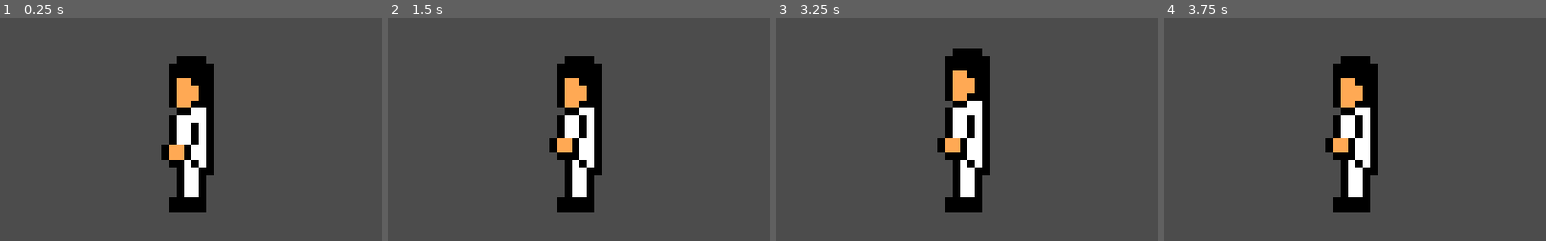
Above: before the commit, frames 1-4 (left to right).
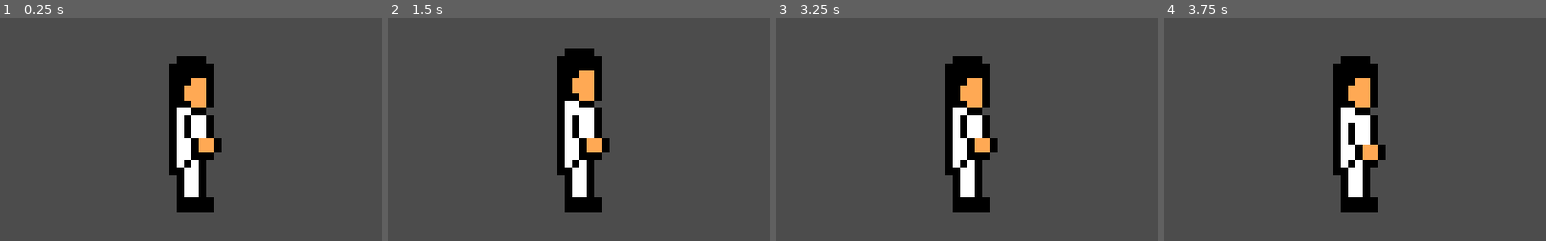
Above: after the commit, the same moments.

Repository: Jan130/The-Fighting-Project
Game: Godot game, scene res://Main.tscn
Two runs of this game, one before a commit and one after it. Both use one fixed random seed, a clock stepped at 60 frames per second and the inputs below.
Inputs:
- Up to frame 1 (0.25 s): no input
- Up to frame 2 (1.5 s): no input
- Up to frame 3 (3.25 s): no input
- Up to frame 4 (3.75 s): no input
The pictures show only the part of the screen within x 23-73%, y 18-68%; the shares and areas given below are measured in that part.

The runs differ from the first frame. In frame 1, 3.4% of the frame differs, in the area x 42-58%, y 26-88%; in frame 2, 3.9%; in frame 3, 3.9%, in the area x 42-58%, y 13-88%; in frame 4, 3.4%.

Commit message:
Added remaining animations

Diff:
--- a/Player.gd
+++ b/Player.gd
@@ -5,12 +5,17 @@
 
 onready var _animation_player = $AnimationPlayer
 
-onready var _collision_idle_right = $CollisionIdleRight
-onready var _collision_idle_left = $CollisionIdleLeft
+onready var _collision_idle = $CollisionIdle
+onready var _collision_kick = $CollisionKick
+onready var _collision_punch_right = $CollisionPunchRight
+onready var _collision_punch_left = $CollisionPunchLeft
+onready var _collision_hurt = $CollisionHurt
+onready var _collision_jump = $CollisionJump
+onready var _collision_walk = $CollisionWalk
 
 # Called when the node enters the scene tree for the first time.
 func _ready():
-	set_animation("idle_left")
+	set_animation("idle_right")
 
 
 # Called every frame. 'delta' is the elapsed time since the previous frame.
@@ -18,8 +23,13 @@
 	pass
 
 func disable_collisions():
-	_collision_idle_right.disabled = true
-	_collision_idle_left.disabled = true
+	_collision_idle.disabled = true
+	_collision_kick.disabled = true
+	_collision_punch_right.disabled = true
+	_collision_punch_left.disabled = true
+	_collision_hurt.disabled = true
+	_collision_jump.disabled = true
+	_collision_walk.disabled = true
 
 func set_animation(name):
 	if name == "idle_right":
@@ -28,3 +38,33 @@
 	elif name == "idle_left":
 		disable_collisions()
 		_animation_player.play("idle_left")
+	elif name == "kick_right":
+		disable_collisions()
+		_animation_player.play("kick_right")
+	elif name == "kick_left":
+		disable_collisions()
+		_animation_player.play("kick_left")
+	elif name == "punch_right":
+		disable_collisions()
+		_animation_player.play("punch_right")
+	elif name == "punch_left":
+		disable_collisions()
+		_animation_player.play("punch_left")
+	elif name == "hurt_right":
+		disable_collisions()
+		_animation_player.play("hurt_right")
+	elif name == "hurt_left":
+		disable_collisions()
+		_animation_player.play("hurt_left")
+	elif name == "jump_right":
+		disable_collisions()
+		_animation_player.play("jump_right")
+	elif name == "jump_left":
+		disable_collisions()
+		_animation_player.play("jump_left")
+	elif name == "walk_right":
+		disable_collisions()
+		_animation_player.play("walk_right")
+	elif name == "walk_left":
+		disable_collisions()
+		_animation_player.play("walk_left")
--- a/Player.tscn
+++ b/Player.tscn
@@ -1,23 +1,84 @@
-[gd_scene load_steps=6 format=2]
-
-[ext_resource path="res://assets/NES Kung Fu Man 4way/NES Kung Fu Man Idle Sheets/Kung_Fu_Man_SpriteSheet_Idle_4way.png" type="Texture" id=1]
+[gd_scene load_steps=15 format=2]
+
+[ext_resource path="res://assets/Player Spritesheet.png" type="Texture" id=1]
 [ext_resource path="res://Player.gd" type="Script" id=2]
 
-[sub_resource type="Animation" id=1]
-resource_name = "idle_forward"
-length = 0.4
-loop = true
-tracks/0/type = "value"
-tracks/0/path = NodePath("Sprite:frame")
-tracks/0/interp = 1
-tracks/0/loop_wrap = true
-tracks/0/imported = false
-tracks/0/enabled = true
-tracks/0/keys = {
-"times": PoolRealArray( 0, 0.1, 0.2, 0.3 ),
-"transitions": PoolRealArray( 1, 1, 1, 1 ),
-"update": 1,
-"values": [ 4, 5, 6, 7 ]
+[sub_resource type="Animation" id=8]
+resource_name = "hurt_left"
+tracks/0/type = "value"
+tracks/0/path = NodePath("Sprite:frame")
+tracks/0/interp = 1
+tracks/0/loop_wrap = true
+tracks/0/imported = false
+tracks/0/enabled = true
+tracks/0/keys = {
+"times": PoolRealArray( 0 ),
+"transitions": PoolRealArray( 1 ),
+"update": 1,
+"values": [ 21 ]
+}
+tracks/1/type = "value"
+tracks/1/path = NodePath("CollisionHurt:disabled")
+tracks/1/interp = 1
+tracks/1/loop_wrap = true
+tracks/1/imported = false
+tracks/1/enabled = true
+tracks/1/keys = {
+"times": PoolRealArray( 0 ),
+"transitions": PoolRealArray( 1 ),
+"update": 1,
+"values": [ false ]
+}
+tracks/2/type = "value"
+tracks/2/path = NodePath("CollisionHurt:scale")
+tracks/2/interp = 1
+tracks/2/loop_wrap = true
+tracks/2/imported = false
+tracks/2/enabled = true
+tracks/2/keys = {
+"times": PoolRealArray( 0 ),
+"transitions": PoolRealArray( 1 ),
+"update": 0,
+"values": [ Vector2( -1, 1 ) ]
+}
+
+[sub_resource type="Animation" id=9]
+resource_name = "hurt_right"
+tracks/0/type = "value"
+tracks/0/path = NodePath("Sprite:frame")
+tracks/0/interp = 1
+tracks/0/loop_wrap = true
+tracks/0/imported = false
+tracks/0/enabled = true
+tracks/0/keys = {
+"times": PoolRealArray( 0 ),
+"transitions": PoolRealArray( 1 ),
+"update": 1,
+"values": [ 20 ]
+}
+tracks/1/type = "value"
+tracks/1/path = NodePath("CollisionHurt:disabled")
+tracks/1/interp = 1
+tracks/1/loop_wrap = true
+tracks/1/imported = false
+tracks/1/enabled = true
+tracks/1/keys = {
+"times": PoolRealArray( 0 ),
+"transitions": PoolRealArray( 1 ),
+"update": 1,
+"values": [ false ]
+}
+tracks/2/type = "value"
+tracks/2/path = NodePath("CollisionHurt:scale")
+tracks/2/interp = 1
+tracks/2/loop_wrap = true
+tracks/2/imported = false
+tracks/2/enabled = true
+tracks/2/keys = {
+"times": PoolRealArray( 0 ),
+"transitions": PoolRealArray( 1 ),
+"update": 0,
+"values": [ Vector2( 1, 1 ) ]
 }
 
 [sub_resource type="Animation" id=3]
@@ -34,15 +95,27 @@
 "times": PoolRealArray( 0, 0.1, 0.2, 0.3 ),
 "transitions": PoolRealArray( 1, 1, 1, 1 ),
 "update": 1,
-"values": [ 8, 9, 10, 11 ]
-}
-tracks/1/type = "value"
-tracks/1/path = NodePath("CollisionIdleLeft:disabled")
-tracks/1/interp = 1
-tracks/1/loop_wrap = true
-tracks/1/imported = false
-tracks/1/enabled = true
-tracks/1/keys = {
+"values": [ 4, 5, 6, 7 ]
+}
+tracks/1/type = "value"
+tracks/1/path = NodePath("CollisionIdle:scale")
+tracks/1/interp = 1
+tracks/1/loop_wrap = true
+tracks/1/imported = false
+tracks/1/enabled = true
+tracks/1/keys = {
+"times": PoolRealArray( 0 ),
+"transitions": PoolRealArray( 1 ),
+"update": 0,
+"values": [ Vector2( -1, 1 ) ]
+}
+tracks/2/type = "value"
+tracks/2/path = NodePath("CollisionIdle:disabled")
+tracks/2/interp = 1
+tracks/2/loop_wrap = true
+tracks/2/imported = false
+tracks/2/enabled = true
+tracks/2/keys = {
 "times": PoolRealArray( 0 ),
 "transitions": PoolRealArray( 1 ),
 "update": 1,
@@ -63,19 +136,323 @@
 "times": PoolRealArray( 0, 0.1, 0.2, 0.3 ),
 "transitions": PoolRealArray( 1, 1, 1, 1 ),
 "update": 1,
-"values": [ 16, 17, 18, 19 ]
-}
-tracks/1/type = "value"
-tracks/1/path = NodePath("CollisionIdleRight:disabled")
-tracks/1/interp = 1
-tracks/1/loop_wrap = true
-tracks/1/imported = false
-tracks/1/enabled = true
-tracks/1/keys = {
-"times": PoolRealArray( 0 ),
-"transitions": PoolRealArray( 1 ),
-"update": 1,
-"values": [ false ]
+"values": [ 0, 1, 2, 3 ]
+}
+tracks/1/type = "value"
+tracks/1/path = NodePath("CollisionIdle:disabled")
+tracks/1/interp = 1
+tracks/1/loop_wrap = true
+tracks/1/imported = false
+tracks/1/enabled = true
+tracks/1/keys = {
+"times": PoolRealArray( 0 ),
+"transitions": PoolRealArray( 1 ),
+"update": 1,
+"values": [ false ]
+}
+tracks/2/type = "value"
+tracks/2/path = NodePath("CollisionIdle:scale")
+tracks/2/interp = 1
+tracks/2/loop_wrap = true
+tracks/2/imported = false
+tracks/2/enabled = true
+tracks/2/keys = {
+"times": PoolRealArray( 0 ),
+"transitions": PoolRealArray( 1 ),
+"update": 0,
+"values": [ Vector2( 1, 1 ) ]
+}
+
+[sub_resource type="Animation" id=10]
+resource_name = "jump_left"
+tracks/0/type = "value"
+tracks/0/path = NodePath("Sprite:frame")
+tracks/0/interp = 1
+tracks/0/loop_wrap = true
+tracks/0/imported = false
+tracks/0/enabled = true
+tracks/0/keys = {
+"times": PoolRealArray( 0 ),
+"transitions": PoolRealArray( 1 ),
+"update": 1,
+"values": [ 23 ]
+}
+tracks/1/type = "value"
+tracks/1/path = NodePath("CollisionJump:disabled")
+tracks/1/interp = 1
+tracks/1/loop_wrap = true
+tracks/1/imported = false
+tracks/1/enabled = true
+tracks/1/keys = {
+"times": PoolRealArray( 0 ),
+"transitions": PoolRealArray( 1 ),
+"update": 1,
+"values": [ false ]
+}
+tracks/2/type = "value"
+tracks/2/path = NodePath("CollisionJump:scale")
+tracks/2/interp = 1
+tracks/2/loop_wrap = true
+tracks/2/imported = false
+tracks/2/enabled = true
+tracks/2/keys = {
+"times": PoolRealArray( 0 ),
+"transitions": PoolRealArray( 1 ),
+"update": 0,
+"values": [ Vector2( -1, 1 ) ]
+}
+
+[sub_resource type="Animation" id=11]
+resource_name = "jump_right"
+tracks/0/type = "value"
+tracks/0/path = NodePath("Sprite:frame")
+tracks/0/interp = 1
+tracks/0/loop_wrap = true
+tracks/0/imported = false
+tracks/0/enabled = true
+tracks/0/keys = {
+"times": PoolRealArray( 0 ),
+"transitions": PoolRealArray( 1 ),
+"update": 1,
+"values": [ 22 ]
+}
+tracks/1/type = "value"
+tracks/1/path = NodePath("CollisionJump:disabled")
+tracks/1/interp = 1
+tracks/1/loop_wrap = true
+tracks/1/imported = false
+tracks/1/enabled = true
+tracks/1/keys = {
+"times": PoolRealArray( 0 ),
+"transitions": PoolRealArray( 1 ),
+"update": 1,
+"values": [ false ]
+}
+tracks/2/type = "value"
+tracks/2/path = NodePath("CollisionJump:scale")
+tracks/2/interp = 1
+tracks/2/loop_wrap = true
+tracks/2/imported = false
+tracks/2/enabled = true
+tracks/2/keys = {
+"times": PoolRealArray( 0 ),
+"transitions": PoolRealArray( 1 ),
+"update": 0,
+"values": [ Vector2( 1, 1 ) ]
+}
+
+[sub_resource type="Animation" id=4]
+resource_name = "kick_left"
+tracks/0/type = "value"
+tracks/0/path = NodePath("Sprite:frame")
+tracks/0/interp = 1
+tracks/0/loop_wrap = true
+tracks/0/imported = false
+tracks/0/enabled = true
+tracks/0/keys = {
+"times": PoolRealArray( 0 ),
+"transitions": PoolRealArray( 1 ),
+"update": 1,
+"values": [ 17 ]
+}
+tracks/1/type = "value"
+tracks/1/path = NodePath("CollisionKick:disabled")
+tracks/1/interp = 1
+tracks/1/loop_wrap = true
+tracks/1/imported = false
+tracks/1/enabled = true
+tracks/1/keys = {
+"times": PoolRealArray( 0 ),
+"transitions": PoolRealArray( 1 ),
+"update": 1,
+"values": [ false ]
+}
+tracks/2/type = "value"
+tracks/2/path = NodePath("CollisionKick:scale")
+tracks/2/interp = 1
+tracks/2/loop_wrap = true
+tracks/2/imported = false
+tracks/2/enabled = true
+tracks/2/keys = {
+"times": PoolRealArray( 0 ),
+"transitions": PoolRealArray( 1 ),
+"update": 0,
+"values": [ Vector2( -1, 1 ) ]
+}
+
+[sub_resource type="Animation" id=5]
+resource_name = "kick_right"
+tracks/0/type = "value"
+tracks/0/path = NodePath("Sprite:frame")
+tracks/0/interp = 1
+tracks/0/loop_wrap = true
+tracks/0/imported = false
+tracks/0/enabled = true
+tracks/0/keys = {
+"times": PoolRealArray( 0 ),
+"transitions": PoolRealArray( 1 ),
+"update": 1,
+"values": [ 16 ]
+}
+tracks/1/type = "value"
+tracks/1/path = NodePath("CollisionKick:disabled")
+tracks/1/interp = 1
+tracks/1/loop_wrap = true
+tracks/1/imported = false
+tracks/1/enabled = true
+tracks/1/keys = {
+"times": PoolRealArray( 0 ),
+"transitions": PoolRealArray( 1 ),
+"update": 1,
+"values": [ false ]
+}
+tracks/2/type = "value"
+tracks/2/path = NodePath("CollisionKick:scale")
+tracks/2/interp = 1
+tracks/2/loop_wrap = true
+tracks/2/imported = false
+tracks/2/enabled = true
+tracks/2/keys = {
+"times": PoolRealArray( 0 ),
+"transitions": PoolRealArray( 1 ),
+"update": 0,
+"values": [ Vector2( 1, 1 ) ]
+}
+
+[sub_resource type="Animation" id=6]
+resource_name = "punch_left"
+tracks/0/type = "value"
+tracks/0/path = NodePath("Sprite:frame")
+tracks/0/interp = 1
+tracks/0/loop_wrap = true
+tracks/0/imported = false
+tracks/0/enabled = true
+tracks/0/keys = {
+"times": PoolRealArray( 0 ),
+"transitions": PoolRealArray( 1 ),
+"update": 1,
+"values": [ 19 ]
+}
+tracks/1/type = "value"
+tracks/1/path = NodePath("CollisionPunchLeft:disabled")
+tracks/1/interp = 1
+tracks/1/loop_wrap = true
+tracks/1/imported = false
+tracks/1/enabled = true
+tracks/1/keys = {
+"times": PoolRealArray( 0 ),
+"transitions": PoolRealArray( 1 ),
+"update": 1,
+"values": [ false ]
+}
+
+[sub_resource type="Animation" id=7]
+resource_name = "punch_right"
+tracks/0/type = "value"
+tracks/0/path = NodePath("Sprite:frame")
+tracks/0/interp = 1
+tracks/0/loop_wrap = true
+tracks/0/imported = false
+tracks/0/enabled = true
+tracks/0/keys = {
+"times": PoolRealArray( 0 ),
+"transitions": PoolRealArray( 1 ),
+"update": 1,
+"values": [ 18 ]
+}
+tracks/1/type = "value"
+tracks/1/path = NodePath("CollisionPunchRight:disabled")
+tracks/1/interp = 1
+tracks/1/loop_wrap = true
+tracks/1/imported = false
+tracks/1/enabled = true
+tracks/1/keys = {
+"times": PoolRealArray( 0 ),
+"transitions": PoolRealArray( 1 ),
+"update": 1,
+"values": [ false ]
+}
+
+[sub_resource type="Animation" id=12]
+resource_name = "walk_left"
+length = 0.4
+loop = true
+tracks/0/type = "value"
+tracks/0/path = NodePath("Sprite:frame")
+tracks/0/interp = 1
+tracks/0/loop_wrap = true
+tracks/0/imported = false
+tracks/0/enabled = true
+tracks/0/keys = {
+"times": PoolRealArray( 0, 0.1, 0.2, 0.3 ),
+"transitions": PoolRealArray( 1, 1, 1, 1 ),
+"update": 1,
+"values": [ 12, 13, 14, 15 ]
+}
+tracks/1/type = "value"
+tracks/1/path = NodePath("CollisionWalk:disabled")
+tracks/1/interp = 1
+tracks/1/loop_wrap = true
+tracks/1/imported = false
+tracks/1/enabled = true
+tracks/1/keys = {
+"times": PoolRealArray( 0 ),
+"transitions": PoolRealArray( 1 ),
+"update": 1,
+"values": [ false ]
+}
+tracks/2/type = "value"
+tracks/2/path = NodePath("CollisionWalk:scale")
+tracks/2/interp = 1
+tracks/2/loop_wrap = true
+tracks/2/imported = false
+tracks/2/enabled = true
+tracks/2/keys = {
+"times": PoolRealArray( 0 ),
+"transitions": PoolRealArray( 1 ),
+"update": 0,
+"values": [ Vector2( -1, 1 ) ]
+}
+
+[sub_resource type="Animation" id=13]
+resource_name = "walk_right"
+length = 0.4
+loop = true
+tracks/0/type = "value"
+tracks/0/path = NodePath("Sprite:frame")
+tracks/0/interp = 1
+tracks/0/loop_wrap = true
+tracks/0/imported = false
+tracks/0/enabled = true
+tracks/0/keys = {
+"times": PoolRealArray( 0, 0.1, 0.2, 0.3 ),
+"transitions": PoolRealArray( 1, 1, 1, 1 ),
+"update": 1,
+"values": [ 8, 9, 10, 11 ]
+}
+tracks/1/type = "value"
+tracks/1/path = NodePath("CollisionWalk:disabled")
+tracks/1/interp = 1
+tracks/1/loop_wrap = true
+tracks/1/imported = false
+tracks/1/enabled = true
+tracks/1/keys = {
+"times": PoolRealArray( 0 ),
+"transitions": PoolRealArray( 1 ),
+"update": 1,
+"values": [ false ]
+}
+tracks/2/type = "value"
+tracks/2/path = NodePath("CollisionWalk:scale")
+tracks/2/interp = 1
+tracks/2/loop_wrap = true
+tracks/2/imported = false
+tracks/2/enabled = true
+tracks/2/keys = {
+"times": PoolRealArray( 0 ),
+"transitions": PoolRealArray( 1 ),
+"update": 0,
+"values": [ Vector2( 1, 1 ) ]
 }
 
 [node name="Player" type="Area2D"]
@@ -88,17 +465,51 @@
 scale = Vector2( 10, 10 )
 texture = ExtResource( 1 )
 hframes = 4
-vframes = 5
-frame = 11
-
-[node name="CollisionIdleRight" type="CollisionPolygon2D" parent="."]
-scale = Vector2( 1, 1 )
+vframes = 6
+frame = 12
+
+[node name="CollisionIdle" type="CollisionPolygon2D" parent="."]
+visible = false
+scale = Vector2( -1, 1 )
 polygon = PoolVector2Array( -20, -100, 20, -100, 20, -90, 30, -90, 30, -30, 20, -30, 20, -20, 30, -20, 30, 10, 40, 10, 40, 30, 30, 30, 30, 40, 20, 40, 20, 90, 30, 90, 30, 110, -20, 110, -20, 60, -30, 60, -30, -90 )
 
-[node name="CollisionIdleLeft" type="CollisionPolygon2D" parent="."]
-polygon = PoolVector2Array( -30, -90, -20, -90, -20, -100, 20, -100, 20, -90, 30, -90, 30, 60, 20, 60, 20, 110, -30, 110, -30, 90, -20, 90, -20, 50, -30, 50, -30, 40, -40, 40, -40, 20, -30, 20, -30, -20, -20, -20, -20, -30, -30, -30 )
+[node name="CollisionKick" type="CollisionPolygon2D" parent="."]
+visible = false
+scale = Vector2( -1, 1 )
+polygon = PoolVector2Array( -40, 110, -40, 90, -30, 90, -30, 40, -40, 40, -40, 30, -50, 30, -50, 10, -60, 10, -60, -10, -70, -10, -70, -40, -60, -40, -60, -50, -50, -50, -50, -90, -40, -90, -40, -100, 0, -100, 0, -90, 10, -90, 10, -20, 20, -20, 20, -10, 30, -10, 30, 10, 60, 10, 60, 0, 80, 0, 80, 40, 60, 40, 60, 50, 10, 50, 10, 110 )
+
+[node name="CollisionPunchRight" type="CollisionPolygon2D" parent="."]
+visible = false
+polygon = PoolVector2Array( -50, 100, -10, 100, -10, 90, 0, 90, 0, 110, 50, 110, 50, 90, 40, 90, 40, 70, 30, 70, 30, 0, 70, 0, 70, -10, 80, -10, 80, -30, 70, -30, 70, -40, 40, -40, 40, -50, 30, -50, 30, -100, 20, -100, 20, -110, -20, -110, -20, -100, -30, -100, -30, -30, -40, -30, -40, -20, -50, -20, -50, 0, -40, 0, -40, 10, -30, 10, -30, 50, -40, 50, -40, 70, -50, 70 )
+
+[node name="CollisionPunchLeft" type="CollisionPolygon2D" parent="."]
+visible = false
+polygon = PoolVector2Array( -50, 80, -50, 100, 0, 100, 0, 110, 50, 110, 50, 80, 40, 80, 40, 60, 30, 60, 30, 40, 40, 40, 40, 30, 50, 30, 50, 0, 40, 0, 40, -40, 30, -40, 30, -100, 20, -100, 20, -110, -20, -110, -20, -100, -30, -100, -30, -50, -70, -50, -70, -40, -80, -40, -80, -20, -70, -20, -70, -10, -30, -10, -30, 70, -40, 70, -40, 80 )
+
+[node name="CollisionHurt" type="CollisionPolygon2D" parent="."]
+visible = false
+scale = Vector2( -1, 1 )
+polygon = PoolVector2Array( -30, -100, -20, -100, -20, -110, 20, -110, 20, -100, 30, -100, 30, -30, 40, -30, 40, -20, 50, -20, 50, 0, 40, 0, 40, 10, 20, 10, 20, 50, 30, 50, 30, 70, 40, 70, 40, 80, 50, 80, 50, 100, 10, 100, 10, 90, 0, 90, 0, 70, -10, 70, -10, 60, -20, 60, -20, 50, -30, 50, -30, 30, -40, 30, -40, -40, -30, -40 )
+
+[node name="CollisionJump" type="CollisionPolygon2D" parent="."]
+visible = false
+scale = Vector2( -1, 1 )
+polygon = PoolVector2Array( -30, -30, -40, -30, -40, -100, -30, -100, -30, -110, 20, -110, 20, -100, 30, -100, 30, 40, 20, 40, 20, 70, 10, 70, 10, 80, 0, 80, 0, 90, 10, 90, 10, 110, -40, 110, -40, 90, -50, 90, -50, 70, -40, 70, -40, 60, -30, 60 )
+
+[node name="CollisionWalk" type="CollisionPolygon2D" parent="."]
+scale = Vector2( -1, 1 )
+polygon = PoolVector2Array( -40, -40, -30, -40, -30, -100, -20, -100, -20, -110, 20, -110, 20, -100, 30, -100, 30, -20, 40, -20, 40, 0, 30, 0, 30, 10, 20, 10, 20, 60, 10, 60, 10, 90, 20, 90, 20, 110, -30, 110, -30, 100, -40, 100, -40, 90, -50, 90, -50, 60, -40, 60 )
 
 [node name="AnimationPlayer" type="AnimationPlayer" parent="."]
-anims/idle_forward = SubResource( 1 )
+anims/hurt_left = SubResource( 8 )
+anims/hurt_right = SubResource( 9 )
 anims/idle_left = SubResource( 3 )
 anims/idle_right = SubResource( 2 )
+anims/jump_left = SubResource( 10 )
+anims/jump_right = SubResource( 11 )
+anims/kick_left = SubResource( 4 )
+anims/kick_right = SubResource( 5 )
+anims/punch_left = SubResource( 6 )
+anims/punch_right = SubResource( 7 )
+anims/walk_left = SubResource( 12 )
+anims/walk_right = SubResource( 13 )
Binary file added: assets/Player Spritesheet.png
Not shown, added: assets/Player Spritesheet.png.import
